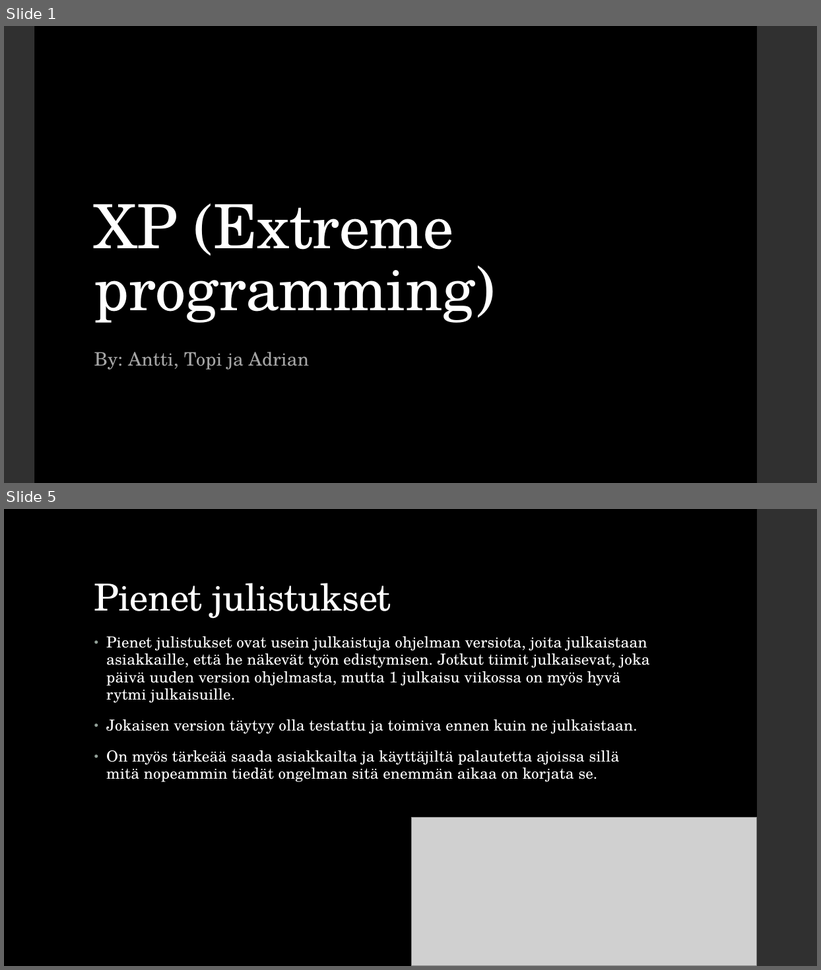
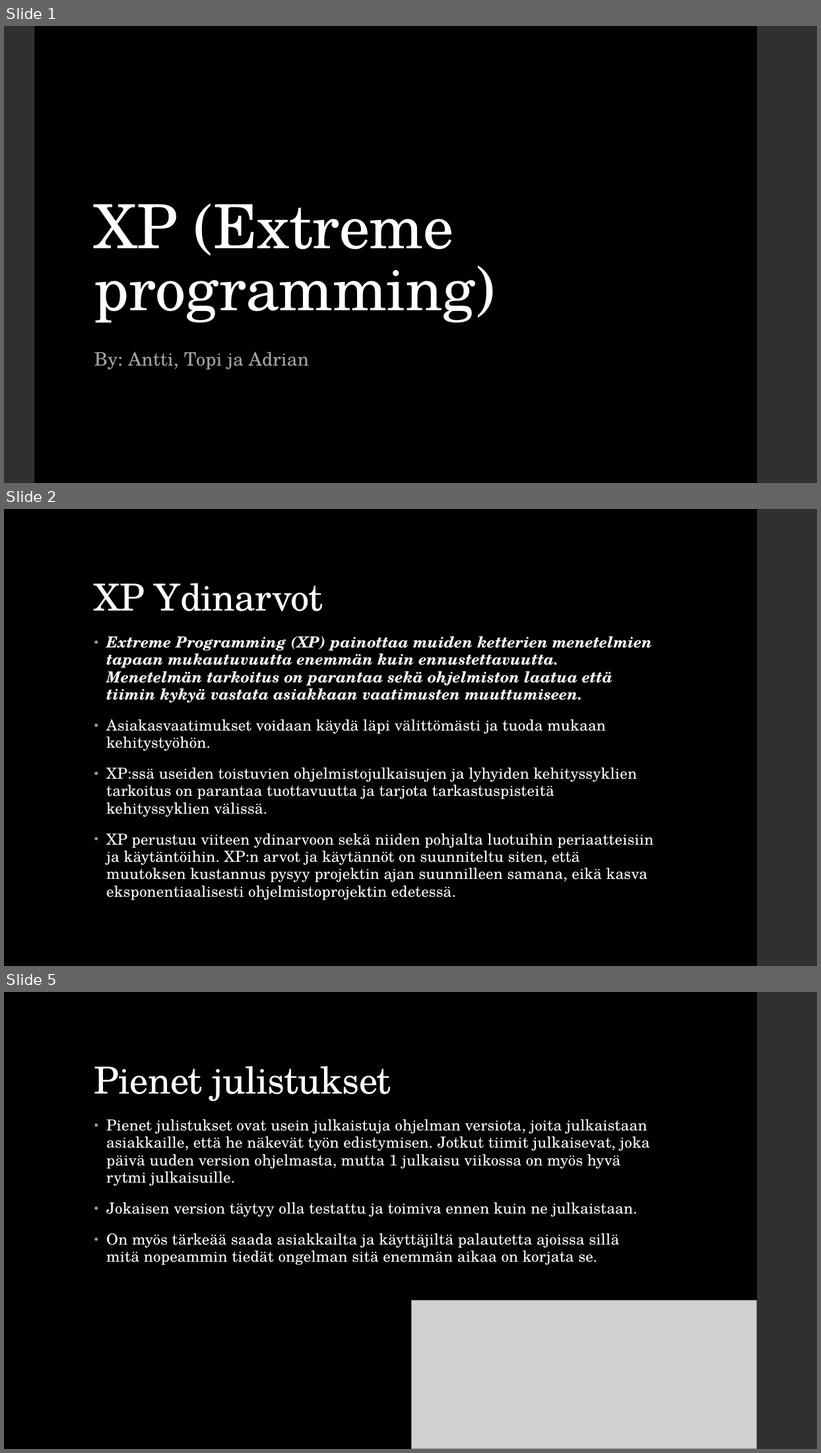
Before and after one commit to vesipeto22/ryhmatyo, a slide deck: Ryhmatyo.pptx. Shown one above the other, each under a label of ours: slides 1 and 5 before the commit, slides 1, 2 and 5 after it; the slides between them are not shown. The pictures are 821x970 and 821x1453 pixels, drawn with LibreOffice and Linux fonts; fonts in the diff are those of the drawing; grey boxes stand for pictures. Boxes give left, top, right and bottom in pixels: in the first picture for what was removed or moved away, otherwise in the second. Text is boxed around its words. In the diff, an @@ line names an element or a change of style, - is before the commit and + after.

```diff
--- a/Ryhmatyo.pptx
+++ b/Ryhmatyo.pptx
@@ slide 2 added at [4, 509, 817, 966], background #000000; not listed: 1 template element that a slide beside it also shows @@
@@ title added at [94, 583, 323, 611], 44 pt, text #FFFFFF @@
+XP Ydinarvot
@@ text added at [106, 636, 654, 900], 18 pt, text #FFFFFF @@
+• Extreme Programming (XP) painottaa muiden ketterien menetelmien tapaan mukautuvuutta enemmän kuin ennustettavuutta. Menetelmän tarkoitus on parantaa sekä ohjelmiston laatua että tiimin kykyä vastata asiakkaan vaatimusten muuttumiseen.
+• Asiakasvaatimukset voidaan käydä läpi välittömästi ja tuoda mukaan kehitystyöhön.
+• XP:ssä useiden toistuvien ohjelmistojulkaisujen ja lyhyiden kehityssyklien tarkoitus on parantaa tuottavuutta ja tarjota tarkastuspisteitä kehityssyklien välissä.
+• XP perustuu viiteen ydinarvoon sekä niiden pohjalta luotuihin periaatteisiin ja käytäntöihin. XP:n arvot ja käytännöt on suunniteltu siten, että muutoksen kustannus pysyy projektin ajan suunnilleen samana, eikä kasva eksponentiaalisesti ohjelmistoprojektin edetessä.
```
Also in this commit, not shown: 1 slide changed, 3 other slides added, 4 slides removed, 1 other file.
